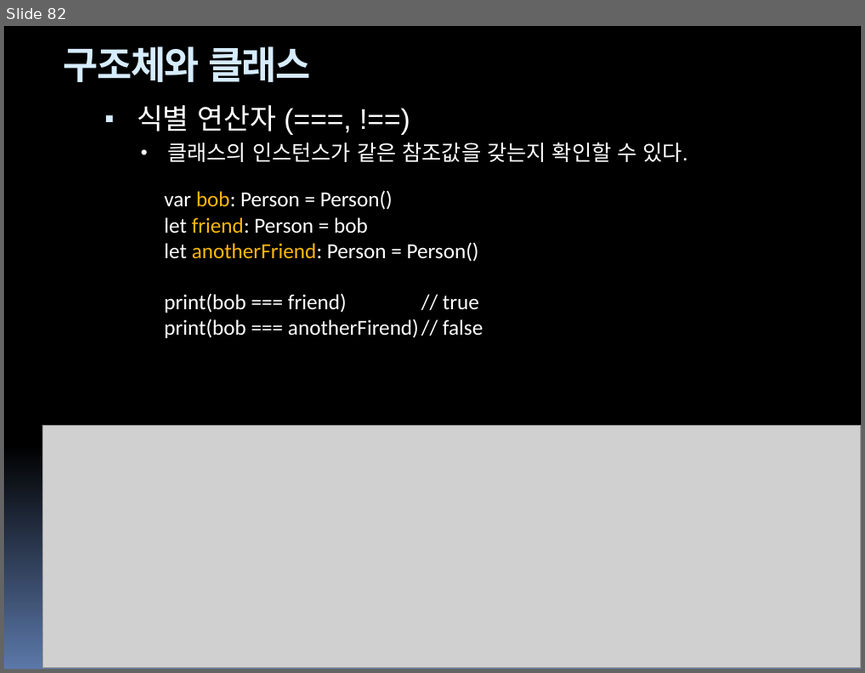
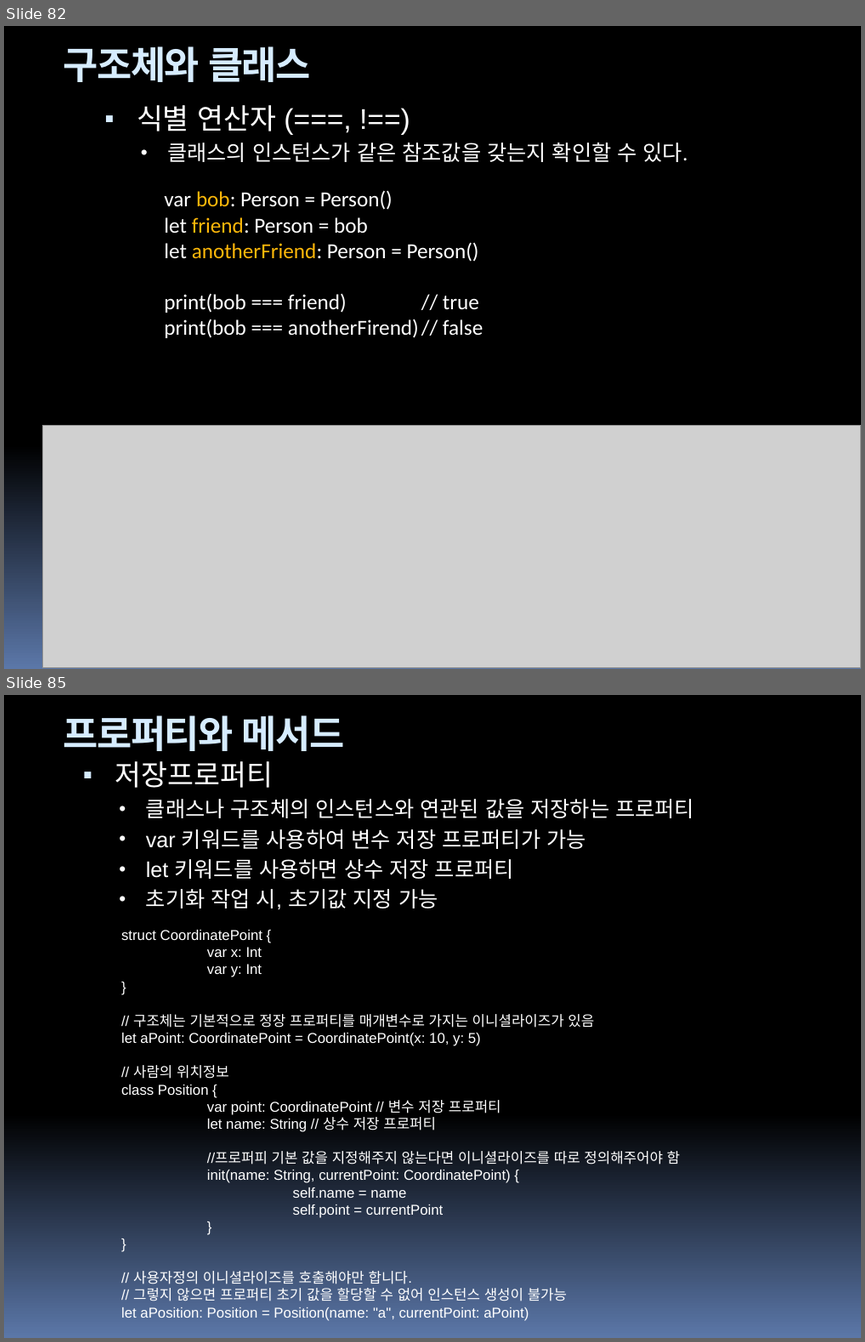
Before and after one commit to hounga13/helloSwift, a slide deck: Swift세미나자료_backup.pptx. Shown one above the other, each under a label of ours: slide 82 before the commit, slides 82 and 85 after it; the slides between them are not shown. The pictures are 865x673 and 865x1342 pixels, drawn with LibreOffice and Linux fonts; fonts in the diff are those of the drawing; grey boxes stand for pictures. Boxes give left, top, right and bottom in pixels: in the first picture for what was removed or moved away, otherwise in the second. Text is boxed around its words. In the diff, an @@ line names an element or a change of style, - is before the commit and + after.

```diff
--- a/Swift세미나자료_backup.pptx
+++ b/Swift세미나자료_backup.pptx
@@ slide 85 added at (4,695,861,1338), background gradient #000000 to #5B77A8 @@
@@ text added at (63,715,345,751), 32 pt, text #D6ECFF, bold @@
+프로퍼티와 메서드
@@ text added at (115,761,694,910), 18 pt, text #FFFFFF @@
+▪ 저장프로퍼티
+  • 클래스나 구조체의 인스턴스와 연관된 값을 저장하는 프로퍼티
+  • var 키워드를 사용하여 변수 저장 프로퍼티가 가능
+  • let 키워드를 사용하면 상수 저장 프로퍼티
+  • 초기화 작업 시, 초기값 지정 가능
@@ text added at (121,930,680,1321), 12 pt, text #FFFFFF @@
+struct CoordinatePoint {
+var x: Int
+var y: Int
+}
+// 구조체는 기본적으로 정장 프로퍼티를 매개변수로 가지는 이니셜라이즈가 있음
+let aPoint: CoordinatePoint = CoordinatePoint(x: 10, y: 5)
+// 사람의 위치정보
+class Position {
+var point: CoordinatePoint // 변수 저장 프로퍼티
+let name: String // 상수 저장 프로퍼티
+//프로퍼피 기본 값을 지정해주지 않는다면 이니셜라이즈를 따로 정의해주어야 함
+init(name: String, currentPoint: CoordinatePoint) {
+self.name = name
+self.point = currentPoint
+}
+}
+// 사용자정의 이니셜라이즈를 호출해야만 합니다.
+// 그렇지 않으면 프로퍼티 초기 값을 할당할 수 없어 인스턴스 생성이 불가능
+let aPosition: Position = Position(name: "a", currentPoint: aPoint)
```
Also in this commit, not shown: 6 slides changed, 45 other slides added, 2 other files.
